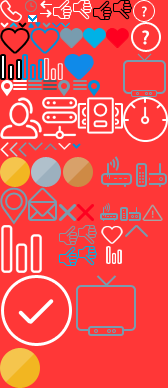
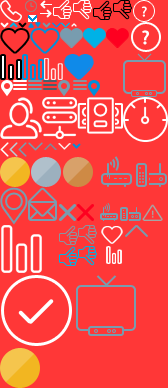
Revision of a layered w=168, h=388 image; what changed, layer by layer:
added layer "Слой 177" above "Слой 176" over [71, 23, 77, 27]
